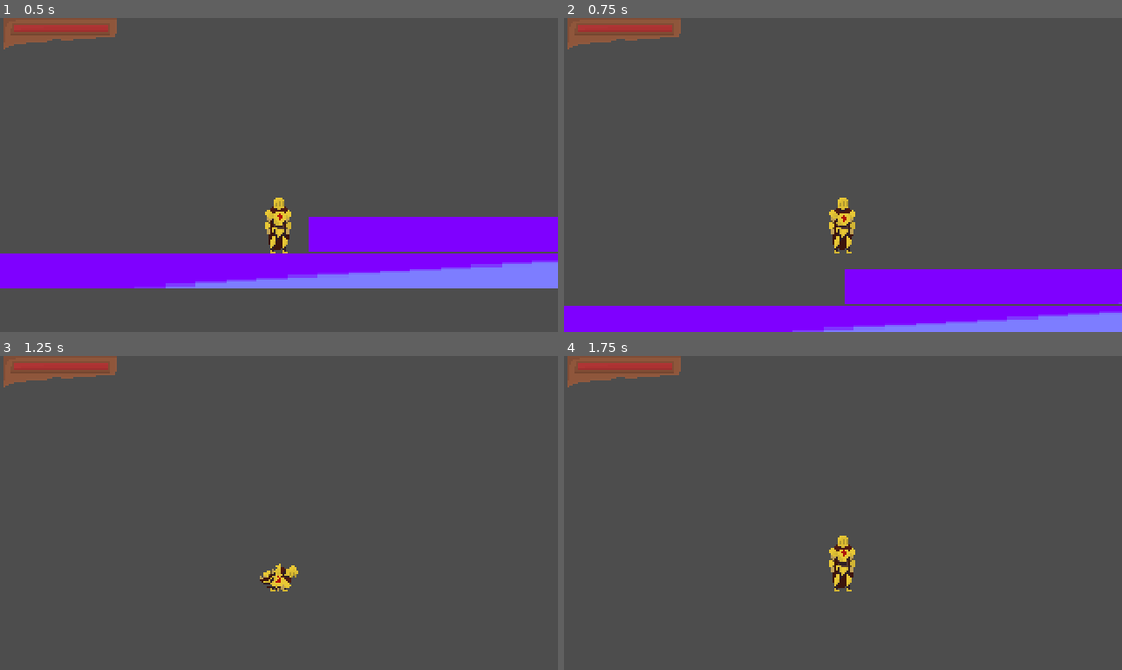
Above: before the commit, frames 1-4 (two rows, left to right).
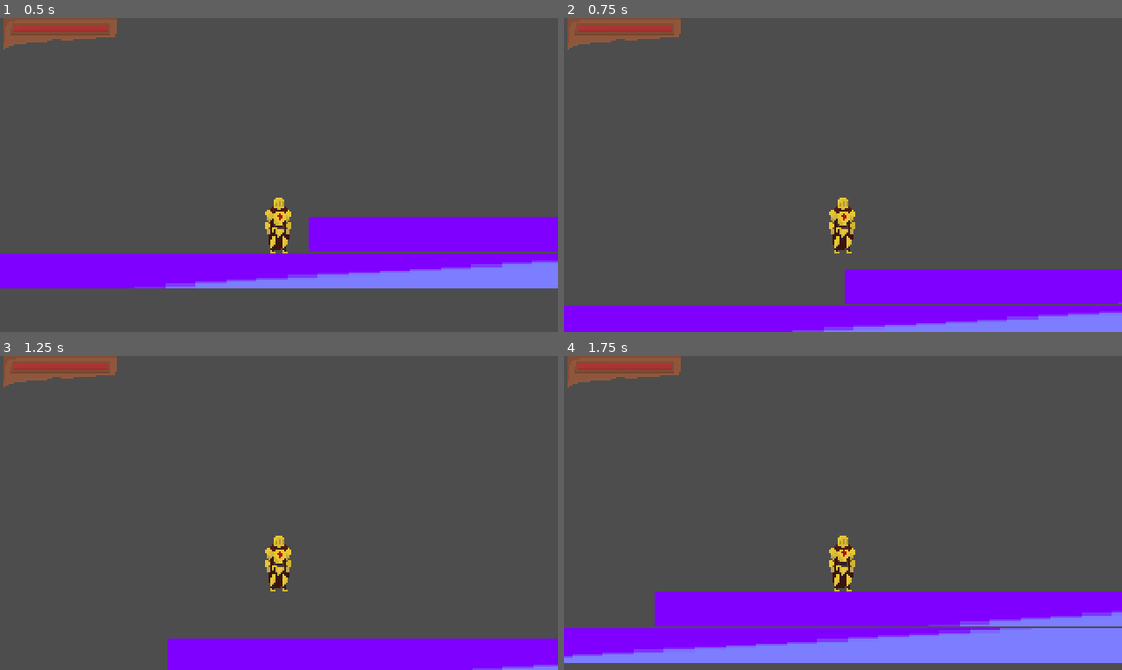
Above: after the commit, the same moments.

Repository: AyeAreEm/ostracised
Game: Godot game, scene res://scenes/node_2d.tscn
Two runs of this game, one before a commit and one after it. Both use one fixed random seed, a clock stepped at 60 frames per second and the inputs below.
Inputs:
- Up to frame 1 (0.5 s): no input
- Up to frame 2 (0.75 s): tap Enter (ui_accept) at 0.5 s; hold D (ui_right) from 0.53 s (still down); hold Shift (sprint) from 0.53 s (still down)
- Up to frame 3 (1.25 s): keep holding D (ui_right); keep holding Shift (sprint); tap Enter (ui_accept) at 0.77, 1.07 s; tap K (dev_take_damage, bound only after the commit) at 0.8 s
- Up to frame 4 (1.75 s): keep holding D (ui_right); release Shift (sprint) at 1.28 s; tap K (dev_take_damage, bound only after the commit) at 1.35 s; tap Enter (ui_accept) at 1.52, 1.55 s

Frame 1 is identical in both runs. In frame 2, less than 0.1% of the frame differs, in the area x 48-52%, y 60-74%; in frame 3, 7.6%; in frame 4, 20%, in the area x 0-100%, y 75-98%.

Commit message:
whatever did stuff

Diff:
--- a/player/player.gd
+++ b/player/player.gd
@@ -1,4 +1,6 @@
 extends CharacterBody2D
+
+@export var player_stats: Stats
 
 @export var WALK_SPEED = 80
 @export var RUN_SPEED = 130
@@ -14,12 +16,13 @@
 func _ready():
 	$AnimationSpriteSheet/AnimationPlayer.play("kingsguard_player_idle")
 
+
 func handle_roll():
 		$AnimationSpriteSheet/AnimationPlayer.stop()
 		$AnimationSpriteSheet/AnimationPlayer.play("roll_animation")
 
 func _physics_process(delta):
-	if Input.is_action_just_pressed("sprint"):
+	if Input.is_action_just_pressed("sprint") and is_on_floor():
 		CURRENT_SPEED = RUN_SPEED
 		handle_roll()
 
@@ -33,16 +36,16 @@
 		get_tree().quit()
 
 	# Handle jump
-	if Input.is_action_just_pressed("ui_accept"):
+	if Input.is_action_just_pressed("ui_accept") and is_on_floor():
 		velocity.y = JUMP_VELOCITY
 
 	# -1 means left, 1 means right
 	var direction = Input.get_axis("ui_left", "ui_right")
 	if direction:
 		if direction == -1:
-			pass
+			$AnimationSpriteSheet.flip_h = true
 		else:
-			pass
+			$AnimationSpriteSheet.flip_h = false
 		velocity.x = velocity.move_toward(Vector2(direction * CURRENT_SPEED, global_transform.origin.y), ACCELERATION).x
 	else:
 		velocity.x = move_toward(velocity.x, 0, FRICTION)
@@ -52,3 +55,12 @@
 		velocity.y += gravity * delta
 
 	move_and_slide()
+
+
+func _on_animation_player_animation_finished(anim_name):
+	if anim_name == "roll_animation":
+		$AnimationSpriteSheet/AnimationPlayer.play("kingsguard_player_idle")
+
+
+func _on_stats_taken_damage(damage_done):
+	$Camera2D/HealthBar.transform.x -= damage_done
--- a/player/player.tscn
+++ b/player/player.tscn
@@ -1,7 +1,8 @@
-[gd_scene load_steps=10 format=3 uid="uid://qghrutf8knne"]
+[gd_scene load_steps=11 format=3 uid="uid://qghrutf8knne"]
 
 [ext_resource type="Script" path="res://player/player.gd" id="1_xcupb"]
 [ext_resource type="Texture2D" uid="uid://ca08bcbd7l61v" path="res://kinsguard_player_roll_and_idle.png" id="2_k00mt"]
+[ext_resource type="Resource" uid="uid://e0jeabm8fv5e" path="res://player/player_stats.tres" id="2_t6gjy"]
 [ext_resource type="Texture2D" uid="uid://5l30g43e8ecm" path="res://health border.png" id="4_bna6f"]
 [ext_resource type="Texture2D" uid="uid://b53pg4f61xkm5" path="res://health bar.png" id="4_yt4wm"]
 
@@ -66,6 +67,7 @@
 
 [node name="CharacterBody2D" type="CharacterBody2D" parent="." groups=["Player"]]
 script = ExtResource("1_xcupb")
+player_stats = ExtResource("2_t6gjy")
 
 [node name="CollisionShape2D" type="CollisionShape2D" parent="CharacterBody2D"]
 shape = SubResource("CapsuleShape2D_hcxbh")
@@ -92,3 +94,7 @@
 [node name="HealthBorder" type="Sprite2D" parent="CharacterBody2D/Camera2D"]
 position = Vector2(-126, -80)
 texture = ExtResource("4_bna6f")
+
+[node name="Stats" type="Node" parent="."]
+
+[connection signal="animation_finished" from="CharacterBody2D/AnimationSpriteSheet/AnimationPlayer" to="CharacterBody2D" method="_on_animation_player_animation_finished"]
--- /dev/null
+++ b/player/player_stats.tres
@@ -0,0 +1,8 @@
+[gd_resource type="Resource" script_class="Stats" load_steps=2 format=3 uid="uid://e0jeabm8fv5e"]
+
+[ext_resource type="Script" path="res://scripts/stats.gd" id="1_u72yp"]
+
+[resource]
+script = ExtResource("1_u72yp")
+health = 50
+strength = 0
--- a/project.godot
+++ b/project.godot
@@ -69,6 +69,11 @@
 , Object(InputEventJoypadButton,"resource_local_to_scene":false,"resource_name":"","device":-1,"button_index":7,"pressure":0.0,"pressed":false,"script":null)
 ]
 }
+dev_take_damage={
+"deadzone": 0.5,
+"events": [Object(InputEventKey,"resource_local_to_scene":false,"resource_name":"","device":-1,"window_id":0,"alt_pressed":false,"shift_pressed":false,"ctrl_pressed":false,"meta_pressed":false,"pressed":false,"keycode":0,"physical_keycode":75,"key_label":0,"unicode":107,"echo":false,"script":null)
+]
+}
 
 [rendering]
 
--- /dev/null
+++ b/scripts/stats.gd
@@ -0,0 +1,18 @@
+extends Resource
+class_name Stats
+
+signal taken_damage
+
+@export var health: int = 50
+@export var strength: int = 0
+
+func _physics_process(delta):
+	if Input.is_action_just_pressed("dev_take_damage"):
+		take_damage()
+
+func take_damage():
+	health -= 10
+	if health == 0:
+		print("AZHHHHHHHH")
+
+	taken_damage.emit(10)
Not shown: 1 places in scenes/node_2d.tscn that only renumber resources
